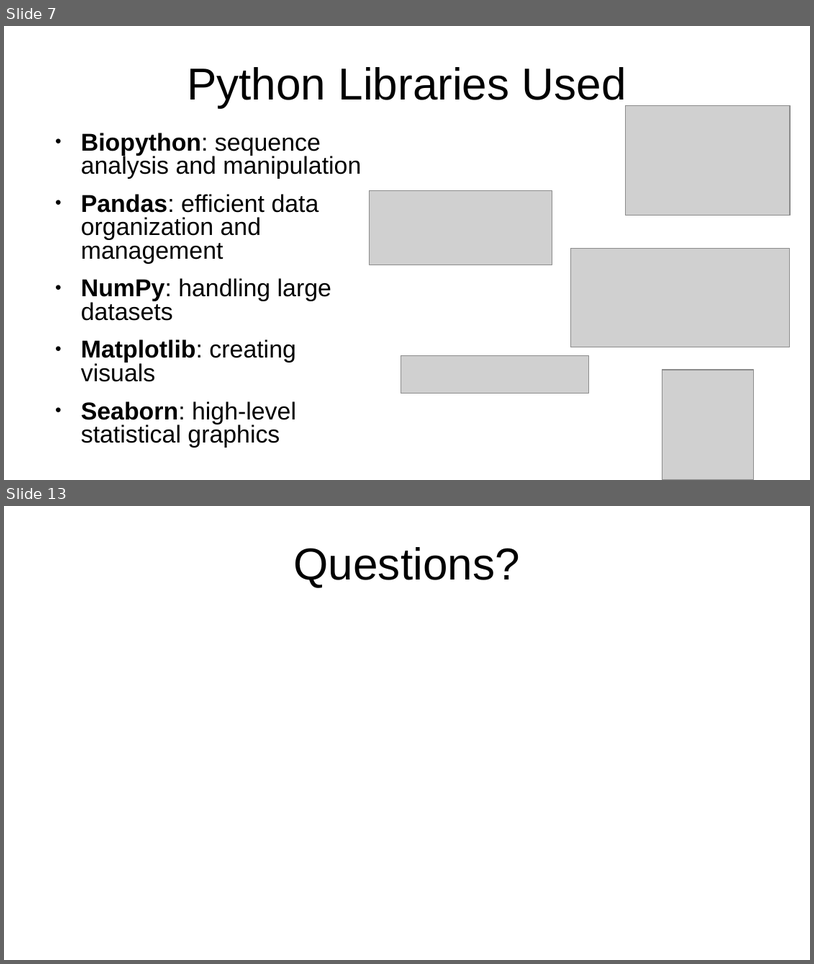
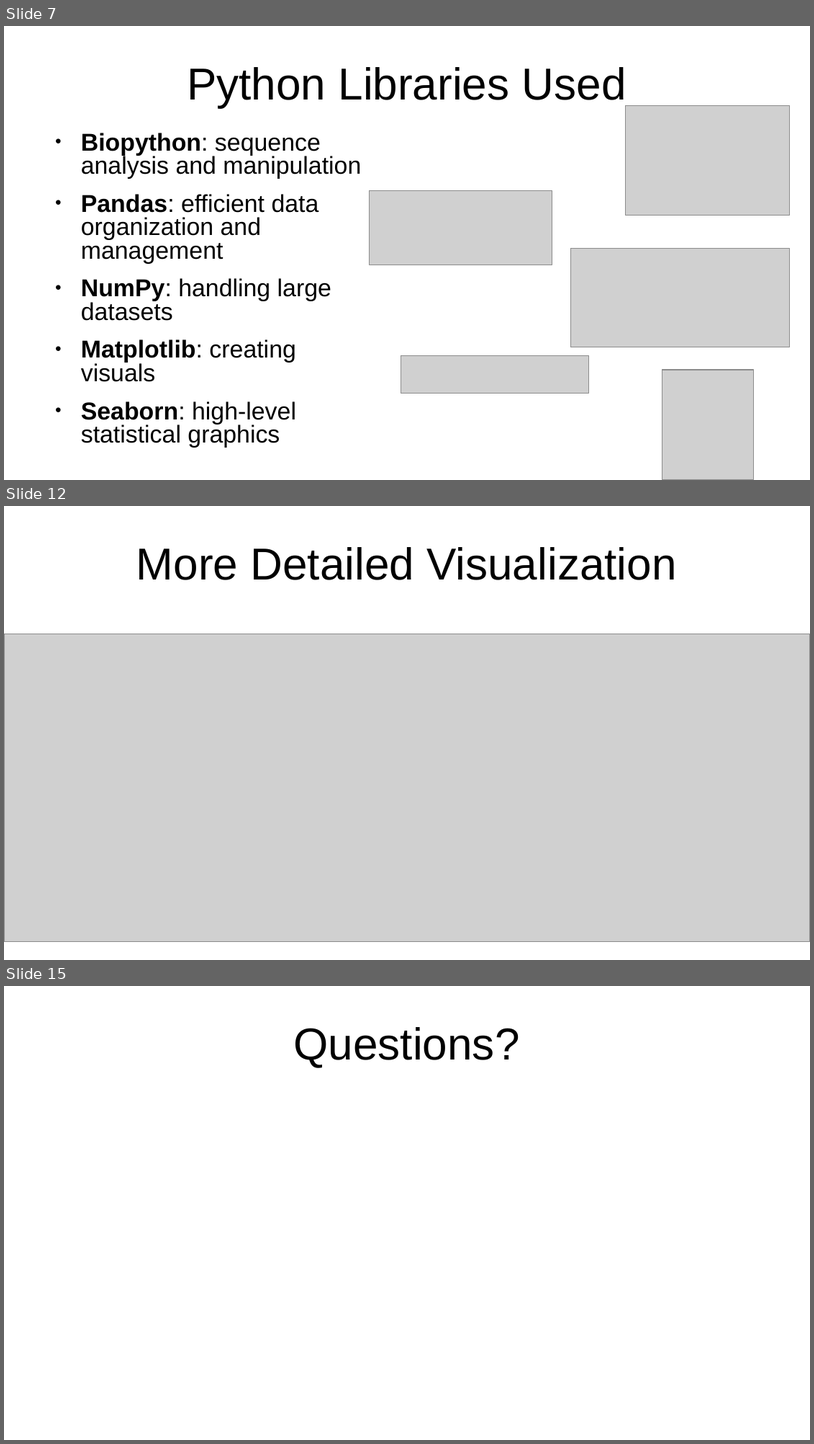
Before and after one commit to jwmathis/SSE591_Project3, a slide deck: Paper Review/Paper Review 1 - John Wesley Mathis.pptx. Shown one above the other, each under a label of ours: slides 7 and 13 before the commit, slides 7, 12 and 15 after it; the slides between them are not shown. The pictures are 814x964 and 814x1444 pixels, drawn with LibreOffice and Linux fonts; fonts in the diff are those of the drawing; grey boxes stand for pictures. Boxes give left, top, right and bottom in pixels: in the first picture for what was removed or moved away, otherwise in the second. Text is boxed around its words. In the diff, an @@ line names an element or a change of style, - is before the commit and + after.

```diff
--- a/Paper Review/Paper Review 1 - John Wesley Mathis.pptx
+++ b/Paper Review/Paper Review 1 - John Wesley Mathis.pptx
@@ slide 12 added at [4,506,810,960], background #FFFFFF @@
@@ title added at [136,547,676,580], 44 pt, text #000000 @@
+More Detailed Visualization
@@ picture added at [4,634,810,942] @@
@@ what was slide 13 is now slide 15 @@
```
Also in this commit, not shown: 3 slides changed, 3 other slides added, 2 slides removed, 2 other files.
